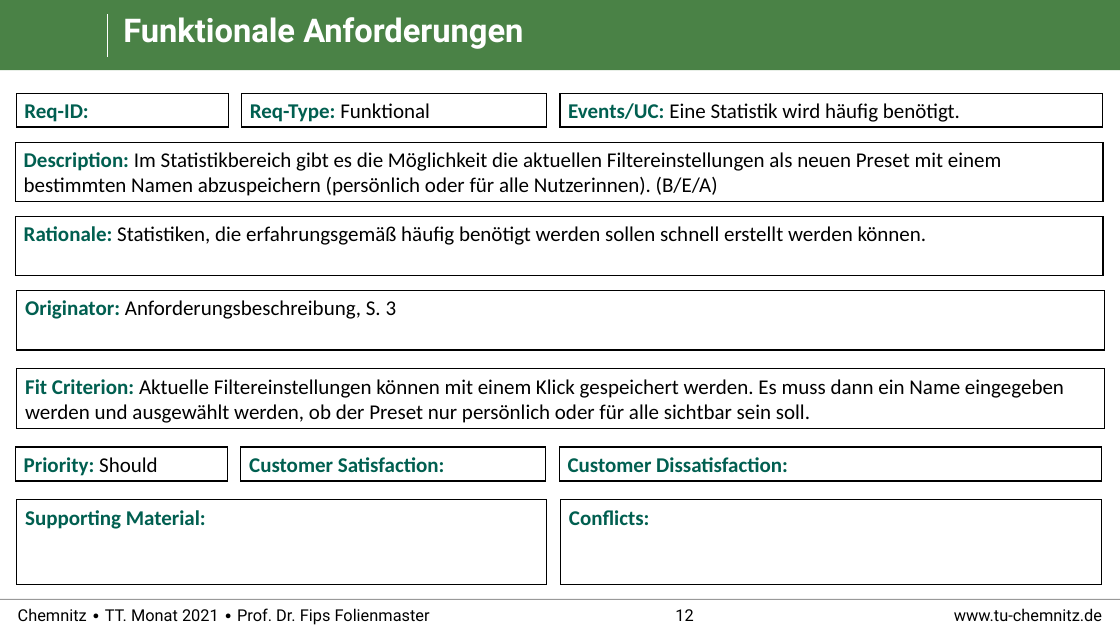
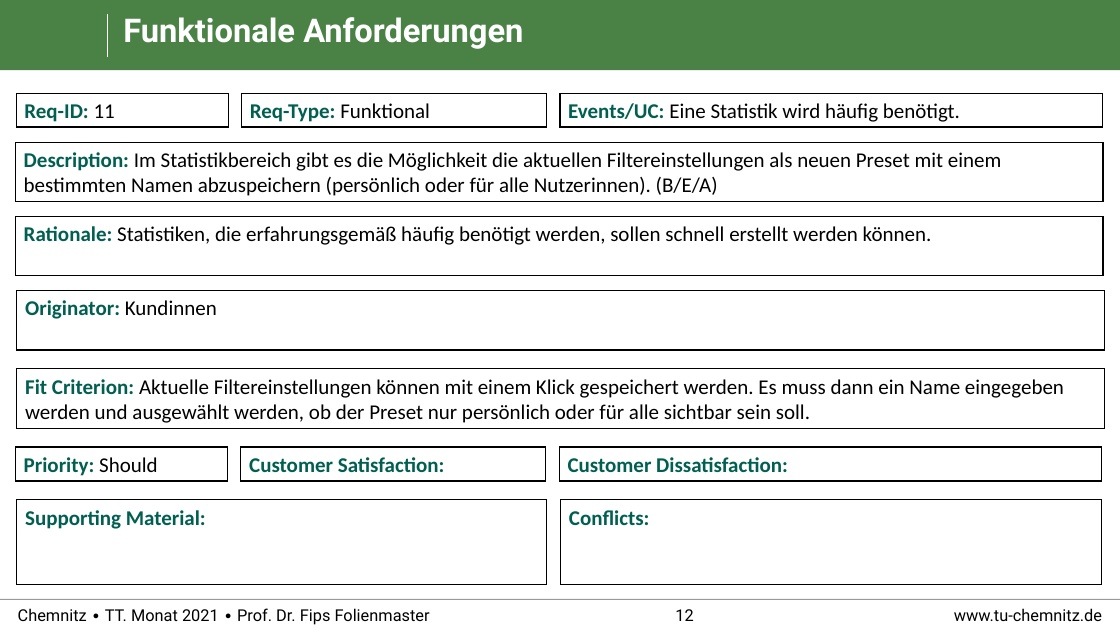
Before and after one commit to RealBiggerBo/Softwaretechnik, a slide deck: slide 12 of SnowCards_Requirements.pptx. Drawn at 1120x630 pixels with LibreOffice and Linux fonts; fonts in the diff are those of the drawing; background and template pictures are left out. Boxes give left, top, right and bottom in pixels: in the first picture for what was removed or moved away, otherwise in the second. Text is boxed around its words. In the diff, an @@ line names an element or a change of style, - is before the commit and + after.

```diff
--- a/SnowCards_Requirements.pptx
+++ b/SnowCards_Requirements.pptx
@@ text in rectangle at (24,104,115,122): text changed @@
-Req-ID:
+Req-ID: 11
@@ text in rectangle at (24,226,932,245): text changed @@
-Rationale: Statistiken, die erfahrungsgemäß häufig benötigt werden sollen schnell erstellt werden können.
+Rationale: Statistiken, die erfahrungsgemäß häufig benötigt werden, sollen schnell erstellt werden können.
@@ text in rectangle at (25,300,217,319): text changed; text colour #000000 to #005F50; bold on @@
-Originator: Anforderungsbeschreibung, S. 3
+Originator: Kundinnen
```
Also in this commit, not shown: 25 other slides changed, 1 slide removed.
